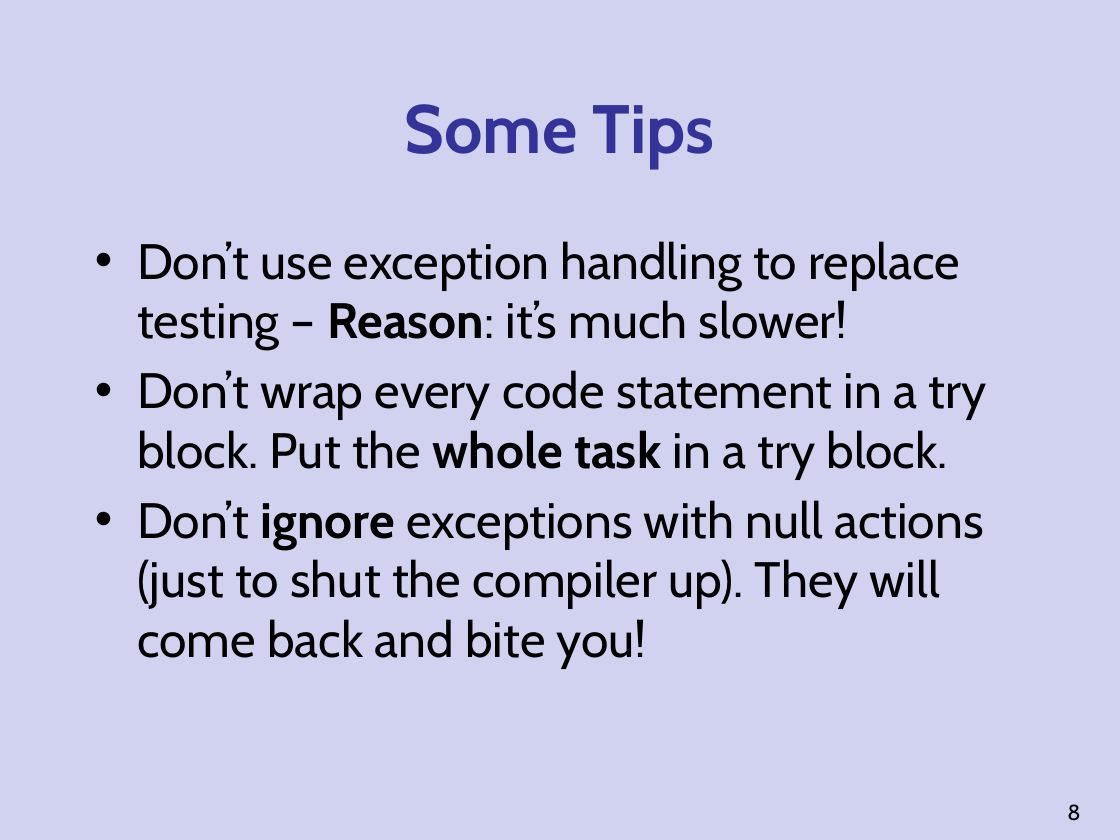
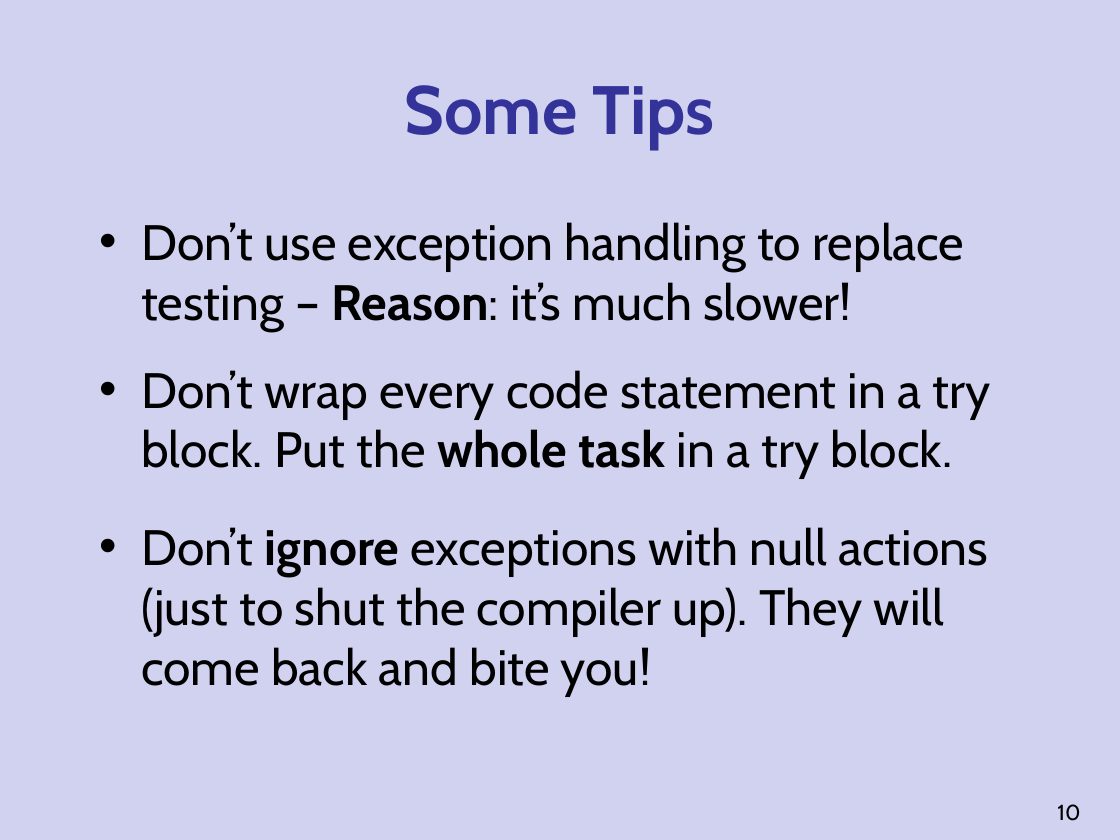
Before and after one commit to Cy-FairCS/cs3, a slide deck: slide 10 of u02d_exceptions/notes/b_Using Exceptions in Defensive Programming.pptx (slide 8 before the commit). Drawn at 1120x840 pixels with LibreOffice and Linux fonts; fonts in the diff are those of the drawing. Boxes give left, top, right and bottom in pixels: in the first picture for what was removed or moved away, otherwise in the second. Text is boxed around its words. In the diff, an @@ line names an element or a change of style, - is before the commit and + after.

Commit message:
Updated exceptions ppts

```diff
--- a/u02d_exceptions/notes/b_Using Exceptions in Defensive Programming.pptx
+++ b/u02d_exceptions/notes/b_Using Exceptions in Defensive Programming.pptx
@@ text "Some Tips": place and size @@
-text "Some Tips" at [405, 104, 715, 168]
+text "Some Tips" at [405, 85, 715, 150]
@@ text "Don’t use exception handling to ...": place and size @@
-text "Don’t use exception handling to ..." at [137, 241, 986, 668]
+text "Don’t use exception handling to ..." at [141, 222, 991, 695]
@@ text at [141, 222, 991, 478]: more space between paragraphs @@
@@ page number at [1057, 804, 1080, 821]: text changed @@
-8
+10
```
Also in this commit, not shown: 5 other slides changed, 2 slides added, 1 other file.
